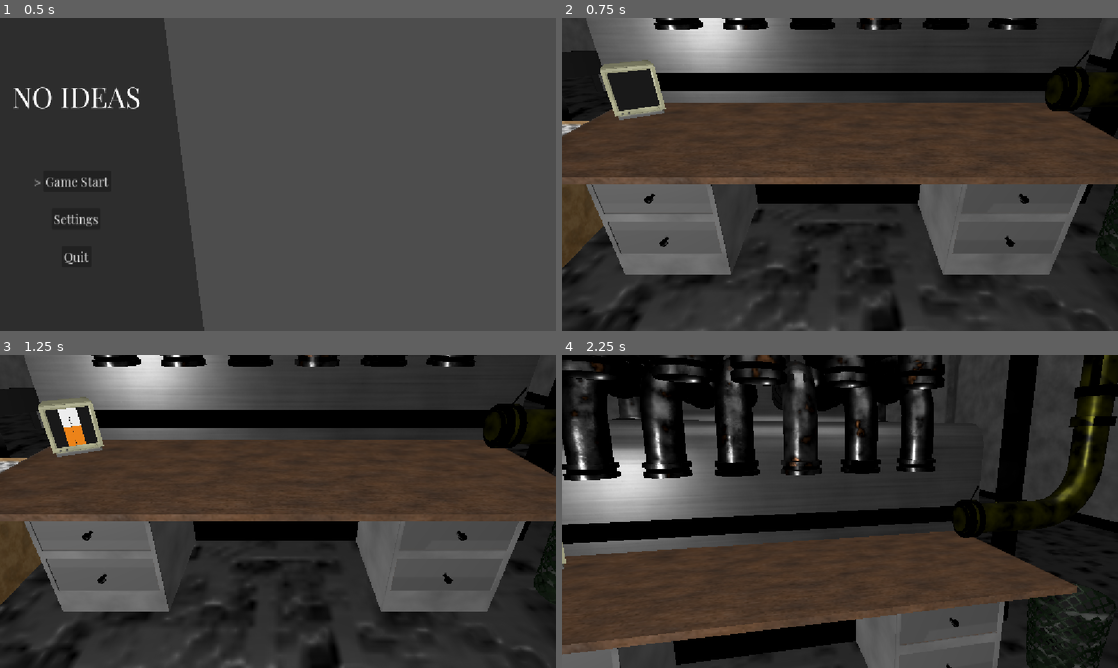
Above: before the commit, frames 1-4 (two rows, left to right).
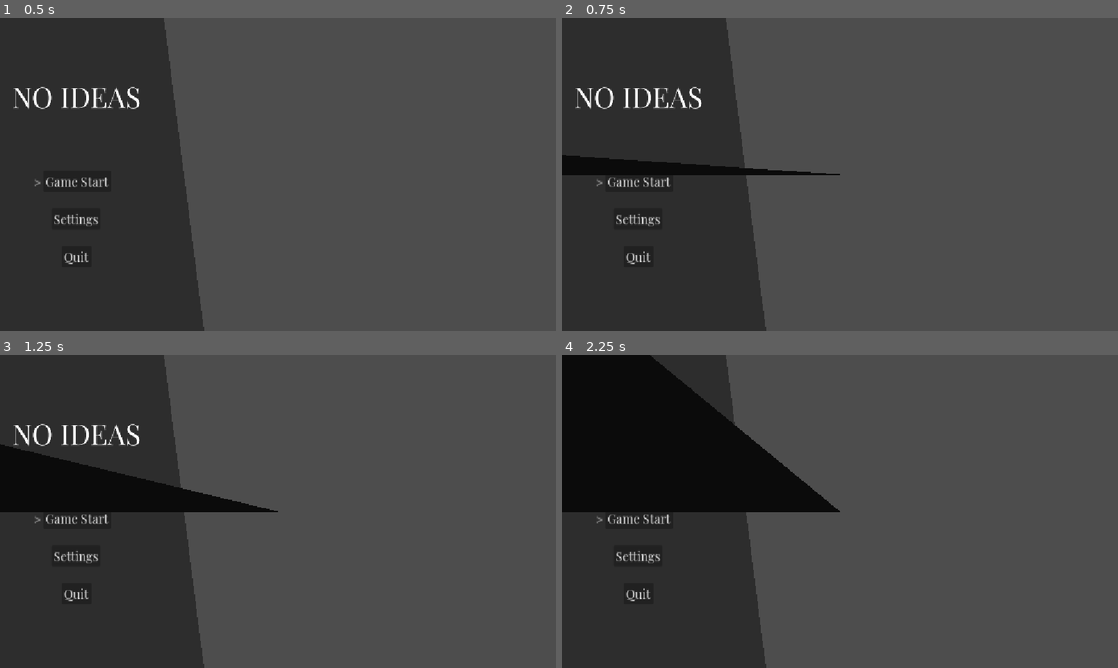
Above: after the commit, the same moments.

Repository: PortalGolem/BrackeysGameJam20262
Game: Godot game, scene res://Scenes/Menus/MainMenu.tscn
Same seed, same stepped clock (60 frames per second), same inputs: the game is played once before the commit and once after it.
Inputs (mouse positions are in pixels of both pictures, inside the frame that each line leads up to):
- Up to frame 1 (0.5 s): no input
- Up to frame 2 (0.75 s): click "Game Start" at 0.5 s
- Up to frame 3 (1.25 s): no input
- Up to frame 4 (2.25 s): click (639, 517) at 1.25 s, where only the run after the commit has a clickable "Game Start"; move the mouse to (962, 495) at 2.02 s; hold Right (ui_right) from 2.03 s (still down); click (962, 495) at 2.1 s

Frame 1 is identical in both runs. In frame 2, 75% of the frame differs, in the area x 0-100%, y 0-100%; in frame 3, 76%; in frame 4, 77%.

Commit message:
more changes music and menus

Diff:
--- /dev/null
+++ b/AssetStore/transition.gdshader
@@ -0,0 +1,190 @@
+shader_type canvas_item;
+
+uniform bool use_sprite_alpha = true;
+uniform bool use_transition_texture = false;
+uniform sampler2D transition_texture;
+uniform int transition_type: hint_enum("Basic", "Mask", "Shape", "Clock") = 0;
+
+group_uniforms positioning;
+uniform vec2 position = vec2(0,0);
+uniform bool invert = false;
+uniform vec2 grid_size = vec2(1.0, 1.0);
+uniform float rotation_angle = 0.0;
+
+group_uniforms positioning.mirror;
+uniform bool global_x_mirror = false;
+uniform bool global_y_mirror = false;
+uniform bool local_x_mirror = false;
+uniform bool local_y_mirror = false;
+
+group_uniforms positioning.stagger;
+uniform vec2 stagger = vec2(0.0, 0.0);
+uniform bool cumulative_stagger_flip = false;
+uniform vec2 cumulative_stagger = vec2(0, 0);
+uniform ivec2 stagger_frequency = ivec2(2, 2);
+uniform ivec2 flip_frequency = ivec2(1, 1);
+
+group_uniforms basic_transition_controls;
+uniform float basic_feather = 0.0;
+
+group_uniforms mask_transition_controls;
+uniform sampler2D mask_texture;
+uniform bool use_mask_size = false;
+uniform vec2 mask_size = vec2(100.0);
+
+group_uniforms shape_transition_controls;
+uniform int edges : hint_range(3, 64) = 6; // default hexagon
+uniform float shape_feather : hint_range(0.0, 10.0) = 0.1;
+
+group_uniforms clock_transition_controls;
+uniform int sectors : hint_range(1, 128) = 1;
+uniform float clock_feather : hint_range(0.0, 16.0) = 0.0;
+
+group_uniforms animation;
+uniform float progress = 0.0;
+uniform vec2 progress_bias = vec2(0.0);
+
+varying vec4 modulate;
+
+vec2 use_actual_texture_size(vec2 uv, vec2 texture_size, vec2 raw_uv_deriv) {
+	uv -= 0.5;
+	float screen_ratio = raw_uv_deriv.x / raw_uv_deriv.y;
+	float texture_ratio = texture_size.x / texture_size.y;
+	float mixed_ratio = texture_ratio * screen_ratio;
+
+	if (screen_ratio > texture_ratio) {
+		uv.x /= mixed_ratio;
+	} else {
+		uv.y *= mixed_ratio;
+	}
+
+	return uv + 0.5;
+}
+
+vec2 get_stagger_offset(vec2 grid) {
+	vec2 cells = floor(grid);
+	float offset_row = mod(cells.y, float(stagger_frequency.x)) == 0.0 ? 0.5 : 0.0;
+	float offset_col = mod(cells.x, float(stagger_frequency.y)) == 0.0 ? 0.5 : 0.0;
+
+	float row_index = cumulative_stagger_flip ? (grid_size.y - 1.0 - cells.y) : cells.y;
+	float col_index = cumulative_stagger_flip ? (grid_size.x - 1.0 - cells.x) : cells.x;
+
+	return vec2(
+		offset_row * (stagger.x + row_index * cumulative_stagger.x),
+		offset_col * (stagger.y + col_index * cumulative_stagger.y)
+	);
+}
+
+vec2 get_grid_flip(vec2 grid) {
+	vec2 cells = floor(grid);
+	float flip_row = mod(cells.y, float(flip_frequency.x)) == 0.0 ? 1.0 : -1.0;
+	float flip_col = mod(cells.x, float(flip_frequency.y)) == 0.0 ? 1.0 : -1.0;
+
+	return vec2(
+		flip_row * grid.x,
+		flip_col * grid.y
+	);
+}
+
+vec2 rotate(vec2 v, float angle) {
+	return mat2(
+		vec2(cos(angle), sin(angle)),
+		vec2(-sin(angle), cos(angle))
+		) * v;
+}
+
+vec2 get_edges(float center, float width) {
+	float half_width = width * 0.5;
+	float edge0 = center - half_width;
+	float edge1 = center + half_width + 1e-5;
+	return vec2(edge0, edge1);
+}
+
+float get_local_progress(vec2 grid) {
+    vec2 cell = floor(grid);
+	// Easier to control bias values
+	vec2 pretty_bias = progress_bias / 10.0;
+    float offset = dot(cell, pretty_bias);
+    return progress - offset;
+}
+
+vec2 apply_mirror(vec2 uv, bool mirror_x, bool mirror_y) {
+    vec2 mirrored = 0.5 - abs(uv - 0.5);
+    vec2 toggle = vec2(float(mirror_x), float(mirror_y));
+    return mix(uv, mirrored, toggle);
+}
+
+void vertex() {
+	modulate = COLOR;
+}
+
+void fragment() {
+	vec2 uv_deriv = fwidth(UV); // derivate used for keeping mask texture size regardless of sprite ratio
+
+	vec2 mirrored_uv = apply_mirror(UV, global_x_mirror, global_y_mirror);
+
+	vec2 grid = mirrored_uv * grid_size;
+	vec2 offset_uv = grid + get_stagger_offset(grid);
+	vec2 grid_flipped_uv = get_grid_flip(offset_uv);
+	vec2 tiled_uv = fract(grid_flipped_uv);
+
+	tiled_uv = apply_mirror(tiled_uv, local_x_mirror, local_y_mirror);
+
+	vec2 uv = (tiled_uv - position) * 2.0;
+	uv = rotate(uv, radians(rotation_angle));
+
+	float local_progress = get_local_progress(grid);
+
+	COLOR = texture(TEXTURE, UV) * modulate;
+	float alpha = COLOR.a;
+	float transition_progress = 0.0;
+
+	if (transition_type == 1) {
+		vec2 mask_zoom_uv = uv / local_progress;
+		vec2 mask_zoom_uv_01 = mask_zoom_uv * 0.5 + 0.5;
+		mask_zoom_uv_01 = use_mask_size ? use_actual_texture_size(mask_zoom_uv_01, mask_size, uv_deriv) : mask_zoom_uv_01;
+
+		transition_progress = texture(mask_texture, mask_zoom_uv_01).r;
+
+	} else if(transition_type == 2) {
+    	float radius = length(uv);
+	    float angle = atan(uv.y, uv.x);
+		float sector_angle = 2.0 * PI / float(edges);
+		float half_sector = sector_angle / 2.0;
+		// Define polygon sectors using the power of trigonometry
+		float d = cos(half_sector) / cos(mod(angle + half_sector, sector_angle) - half_sector);
+
+		vec2 smooth_edges = get_edges(local_progress, shape_feather);
+		transition_progress = smoothstep(smooth_edges.x, smooth_edges.y, radius / d);
+
+	} else if (transition_type == 3) {
+		float radius = length(uv);
+		float angle = atan(uv.y, uv.x);
+		float sector_angle = 2.0 * PI / float(sectors);
+		float half_sector = sector_angle / 2.0;
+		angle = mod(angle - half_sector, sector_angle);
+
+		float progress_angle = local_progress * 2.0 * PI / float(sectors);
+		float smooth_angle = smoothstep(0.0, clock_feather, progress_angle - angle);
+		transition_progress = smooth_angle;
+
+	} else {
+		vec2 smooth_edges = get_edges(local_progress, basic_feather);
+
+		float separation_x = smoothstep(smooth_edges.x, smooth_edges.y, abs(uv.x));
+		float separation_y = smoothstep(smooth_edges.x, smooth_edges.y, abs(uv.y));
+		transition_progress = max(separation_x, separation_y);
+	}
+
+	alpha = invert ? 1.0 - transition_progress : transition_progress;
+	alpha = use_sprite_alpha ? min(COLOR.a, alpha) : alpha;
+
+	vec4 transition_color = texture(transition_texture, UV);
+
+	if (use_transition_texture) {
+		vec4 chosen_color = mix(transition_color, COLOR, alpha);
+		COLOR = chosen_color;
+	} else {
+		COLOR.a = alpha;
+	}
+}
--- a/Scenes/Menus/MainMenu.tscn
+++ b/Scenes/Menus/MainMenu.tscn
@@ -2,6 +2,36 @@
 
 [ext_resource type="Script" uid="uid://dh7bunnpimn7j" path="res://scripts/UI/MainMenuButtons.gd" id="1_i26rj"]
 [ext_resource type="PackedScene" uid="uid://cjd7cide3olap" path="res://Scenes/Menus/SettingsMenu.tscn" id="2_b42ut"]
+[ext_resource type="Shader" uid="uid://dxag0prch8mjr" path="res://AssetStore/transition.gdshader" id="3_tfrft"]
+[ext_resource type="Script" uid="uid://dnu1k1508ng50" path="res://scripts/UI/transition_clock.gd" id="4_uv623"]
+
+[sub_resource type="ShaderMaterial" id="ShaderMaterial_jq2tr"]
+shader = ExtResource("3_tfrft")
+shader_parameter/use_sprite_alpha = true
+shader_parameter/use_transition_texture = false
+shader_parameter/transition_type = 3
+shader_parameter/position = Vector2(0.5, 0.5)
+shader_parameter/invert = false
+shader_parameter/grid_size = Vector2(1, 1)
+shader_parameter/rotation_angle = 0.0
+shader_parameter/global_x_mirror = false
+shader_parameter/global_y_mirror = false
+shader_parameter/local_x_mirror = false
+shader_parameter/local_y_mirror = false
+shader_parameter/stagger = Vector2(0, 0)
+shader_parameter/cumulative_stagger_flip = false
+shader_parameter/cumulative_stagger = Vector2(0, 0)
+shader_parameter/stagger_frequency = Vector2i(2, 2)
+shader_parameter/flip_frequency = Vector2i(1, 1)
+shader_parameter/basic_feather = 0.0
+shader_parameter/use_mask_size = false
+shader_parameter/mask_size = Vector2(100, 100)
+shader_parameter/edges = 3
+shader_parameter/shape_feather = 0.1
+shader_parameter/sectors = 1
+shader_parameter/clock_feather = 0.0
+shader_parameter/progress = 0.0
+shader_parameter/progress_bias = Vector2(0, 0)
 
 [node name="MainMenu" type="CanvasLayer" unique_id=1152495092]
 
@@ -108,3 +138,21 @@
 
 [node name="SettingsMenu" parent="." unique_id=1236389570 instance=ExtResource("2_b42ut")]
 visible = false
+
+[node name="TransitionClock" type="ColorRect" parent="." unique_id=235062600]
+material = SubResource("ShaderMaterial_jq2tr")
+anchors_preset = 8
+anchor_left = 0.5
+anchor_top = 0.5
+anchor_right = 0.5
+anchor_bottom = 0.5
+offset_left = -576.0
+offset_top = -324.0
+offset_right = 576.0
+offset_bottom = 324.0
+grow_horizontal = 2
+grow_vertical = 2
+pivot_offset_ratio = Vector2(0.5, 0.5)
+color = Color(0.043039158, 0.04303915, 0.04303915, 1)
+script = ExtResource("4_uv623")
+transition_started = null
--- a/Scenes/TableSpace.tscn
+++ b/Scenes/TableSpace.tscn
@@ -30,6 +30,8 @@
 [ext_resource type="Script" uid="uid://ckggr1mdl56uu" path="res://scripts/pathToSpawnerConnector.gd" id="29_v1xsh"]
 [ext_resource type="PackedScene" uid="uid://ceiwv563g50j7" path="res://Scenes/Menus/AccuracyMeter.tscn" id="30_dyeg5"]
 [ext_resource type="PackedScene" uid="uid://74t1p0v4pkky" path="res://Assets/Scenes/box.tscn" id="30_v1xsh"]
+[ext_resource type="Shader" uid="uid://dxag0prch8mjr" path="res://AssetStore/transition.gdshader" id="31_jm2s4"]
+[ext_resource type="Script" uid="uid://dnu1k1508ng50" path="res://scripts/UI/transition_clock.gd" id="32_12hmx"]
 
 [sub_resource type="ProceduralSkyMaterial" id="ProceduralSkyMaterial_u057j"]
 
@@ -64,6 +66,34 @@
 "tilts": PackedFloat32Array(0, 0, 0, 0, 0, 0, 0)
 }
 point_count = 7
+
+[sub_resource type="ShaderMaterial" id="ShaderMaterial_tbrxr"]
+shader = ExtResource("31_jm2s4")
+shader_parameter/use_sprite_alpha = true
+shader_parameter/use_transition_texture = false
+shader_parameter/transition_type = 3
+shader_parameter/position = Vector2(0.5, 0.5)
+shader_parameter/invert = true
+shader_parameter/grid_size = Vector2(1, 1)
+shader_parameter/rotation_angle = 0.0
+shader_parameter/global_x_mirror = false
+shader_parameter/global_y_mirror = false
+shader_parameter/local_x_mirror = false
+shader_parameter/local_y_mirror = false
+shader_parameter/stagger = Vector2(0, 0)
+shader_parameter/cumulative_stagger_flip = false
+shader_parameter/cumulative_stagger = Vector2(0, 0)
+shader_parameter/stagger_frequency = Vector2i(2, 2)
+shader_parameter/flip_frequency = Vector2i(1, 1)
+shader_parameter/basic_feather = 0.0
+shader_parameter/use_mask_size = false
+shader_parameter/mask_size = Vector2(100, 100)
+shader_parameter/edges = 3
+shader_parameter/shape_feather = 0.1
+shader_parameter/sectors = 1
+shader_parameter/clock_feather = 0.0
+shader_parameter/progress = 0.0
+shader_parameter/progress_bias = Vector2(0, 0)
 
 [node name="TableSpace" type="Node3D" unique_id=1361018379]
 
@@ -262,6 +292,25 @@
 
 [node name="Timer" type="Timer" parent="Path3D" unique_id=638267457]
 autostart = true
+
+[node name="TransitionClock" type="ColorRect" parent="." unique_id=1111744979]
+material = SubResource("ShaderMaterial_tbrxr")
+anchors_preset = 8
+anchor_left = 0.5
+anchor_top = 0.5
+anchor_right = 0.5
+anchor_bottom = 0.5
+offset_left = -576.0
+offset_top = -324.0
+offset_right = 576.0
+offset_bottom = 324.0
+grow_horizontal = 2
+grow_vertical = 2
+pivot_offset_ratio = Vector2(0.5, 0.5)
+color = Color(0.043039158, 0.04303915, 0.04303915, 1)
+script = ExtResource("32_12hmx")
+transition_started = true
+hardcoded_shit = false
 
 [connection signal="add_note_to_queue" from="SystemManager/CylenderSpawner" to="Path3D" method="_on_cylender_spawner_add_note_to_queue"]
 [connection signal="timeout" from="SystemManager/CylenderSpawner/Timer" to="SystemManager/CylenderSpawner" method="_on_timer_timeout"]
--- a/scripts/UI/MainMenuButtons.gd
+++ b/scripts/UI/MainMenuButtons.gd
@@ -54,8 +54,7 @@
 		set_selection()
 		if confirmed:
 			if selection == 1:
-				global.Music = game_music
-				get_tree().change_scene_to_file("res://Scenes/TableSpace.tscn")
+				$"../TransitionClock".transition_started = true
 			if selection == 2:
 				$"../SettingsMenu".settings = true
 				main_menu = false
--- /dev/null
+++ b/scripts/UI/transition_clock.gd
@@ -0,0 +1,25 @@
+extends ColorRect
+
+@export var transition_started = false
+@export var hardcoded_shit = true
+var speed = 0.0015
+var progress = 0
+var finished = 1
+# Called when the node enters the scene tree for the first time.
+func _ready() -> void:
+	pass # Replace with function body.
+
+
+# Called every frame. 'delta' is the elapsed time since the previous frame.
+func _process(delta: float) -> void:
+	if transition_started:
+		progress += speed
+		material.set_shader_parameter("progress", progress)
+
+	if progress >= finished + 0.1:
+		if hardcoded_shit:
+			get_tree().change_scene_to_file("res://Scenes/TableSpace.tscn")
+			global.Music = "res://Sounds/Music/spheretypebeat.mp3"
+		else:
+			queue_free()
+	pass
Not shown, added: AssetStore/transition.gdshader.uid
Not shown, changed: Sounds/Music/spheretypebeat.mp3.import
Not shown, added: scripts/UI/transition_clock.gd.uid
Not shown, changed: Sounds/Music/spheretypebeat.mp3
